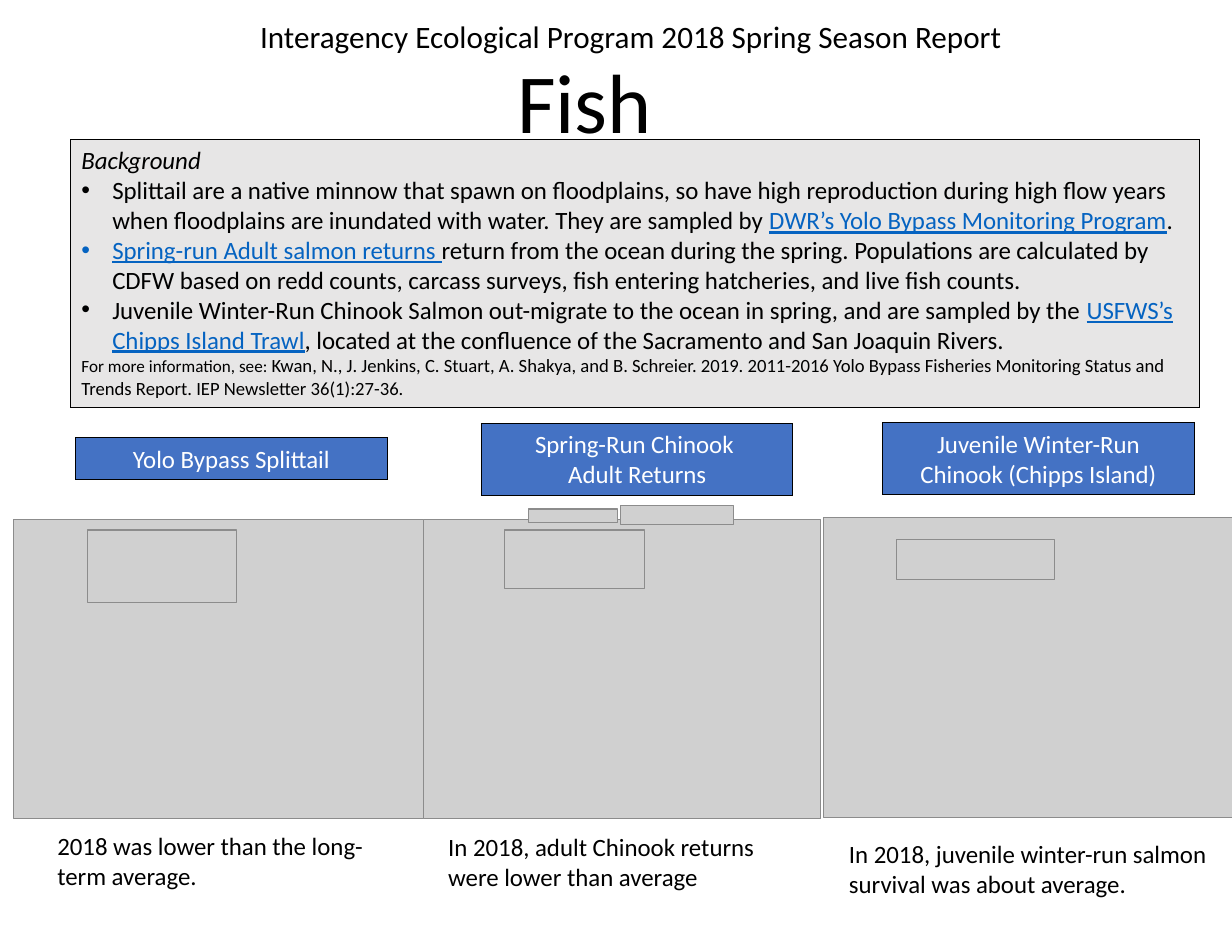
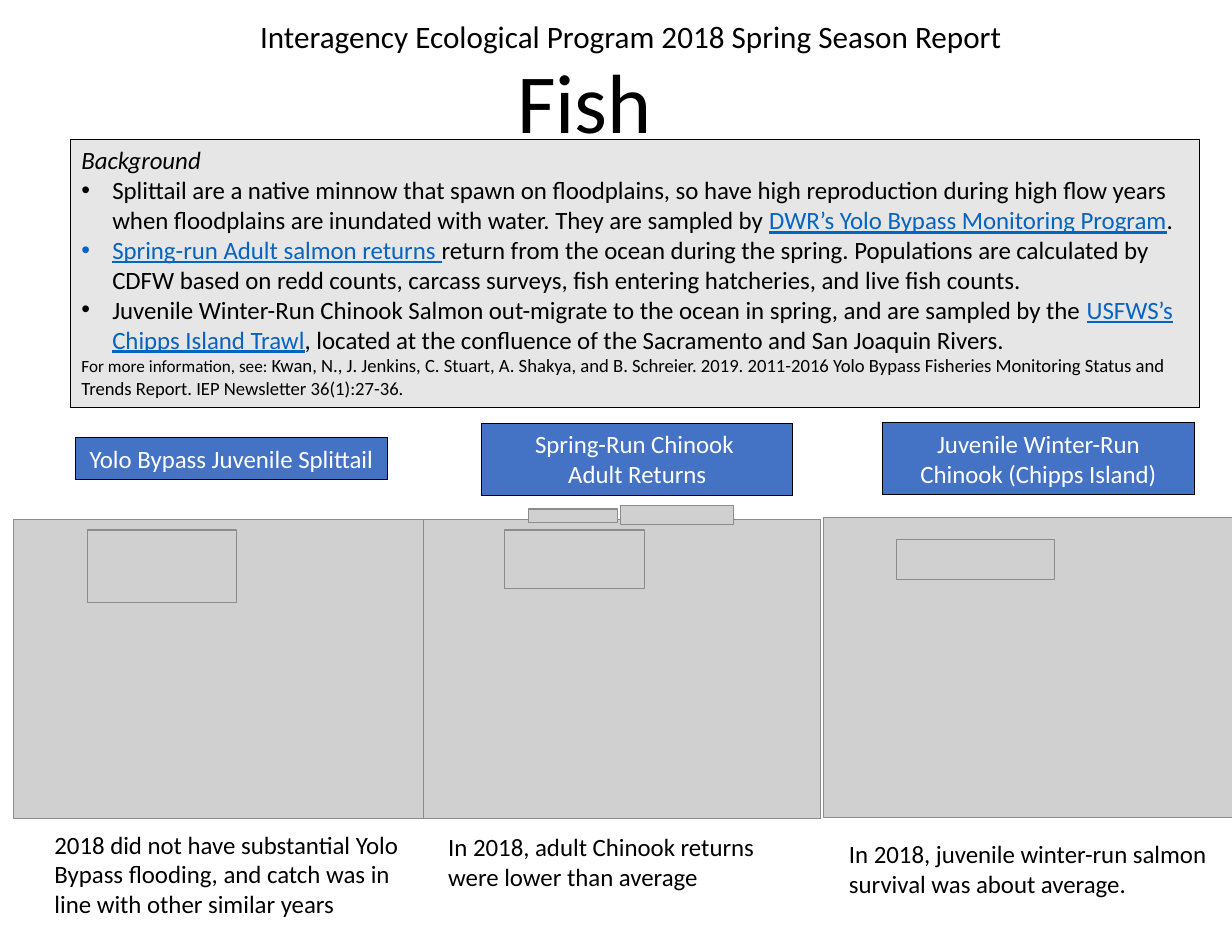
Before and after one commit to InteragencyEcologicalProgram/Status-and-Trends, a slide deck: slide 6 of spring_report/SeasonalMonitoring Spring 2018 9MAR2020.pptx. Drawn at 1232x952 pixels with LibreOffice and Linux fonts; fonts in the diff are those of the drawing; grey boxes stand for pictures. Boxes give left, top, right and bottom in pixels: in the first picture for what was removed or moved away, otherwise in the second. Text is boxed around its words. In the diff, an @@ line names an element or a change of style, - is before the commit and + after.

```diff
--- a/spring_report/SeasonalMonitoring Spring 2018 9MAR2020.pptx
+++ b/spring_report/SeasonalMonitoring Spring 2018 9MAR2020.pptx
@@ text in rectangle at box(90, 450, 373, 472): text changed @@
-Yolo Bypass Splittail
+Yolo Bypass Juvenile Splittail
@@ text at box(54, 836, 398, 917): text changed @@
-2018 was lower than the long-term average.
+2018 did not have substantial Yolo Bypass flooding, and catch was in line with other similar years
```
Also in this commit, not shown: 13 other files.
